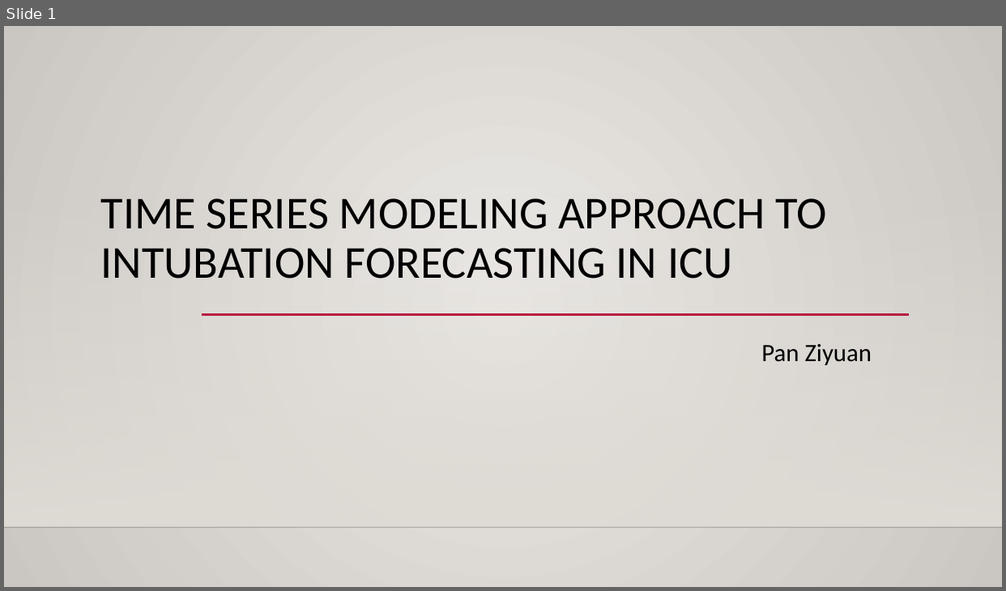
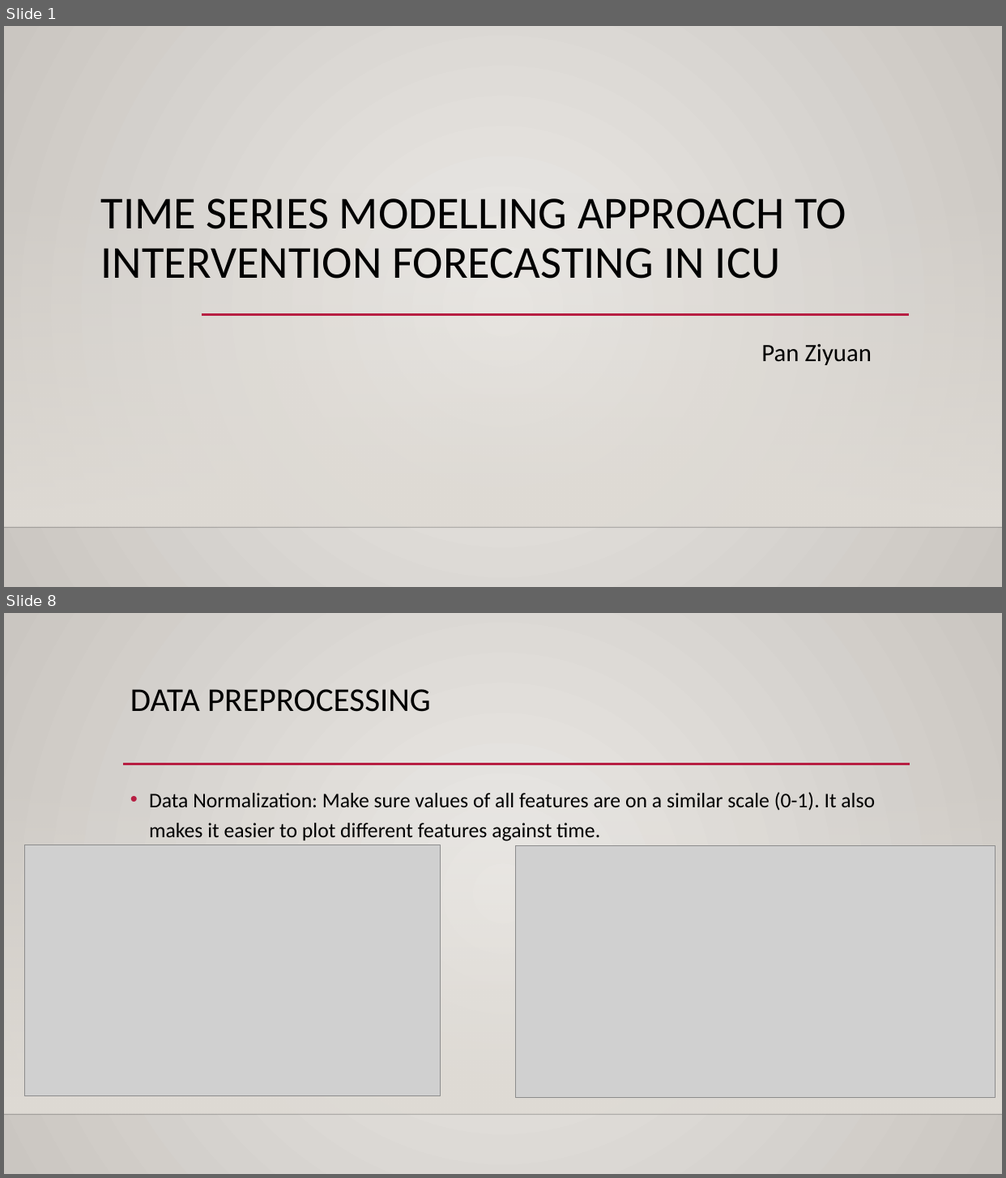
Before and after one commit to MaxPoon/Evidence-Based-Lab-Test-Critical-Value-Discovery-for-ICU-Patients, a slide deck: presentation/Progress_Report_2017_11_6.pptx. Shown one above the other, each under a label of ours: slide 1 before the commit, slides 1 and 8 after it; the slides between them are not shown. The pictures are 1006x591 and 1006x1178 pixels, drawn with LibreOffice and Linux fonts; fonts in the diff are those of the drawing; grey boxes stand for pictures; background and template pictures are left out. Boxes give left, top, right and bottom in pixels: in the first picture for what was removed or moved away, otherwise in the second. Text is boxed around its words. In the diff, an @@ line names an element or a change of style, - is before the commit and + after.

```diff
--- a/presentation/Progress_Report_2017_11_6.pptx
+++ b/presentation/Progress_Report_2017_11_6.pptx
@@ slide 8 added at bbox=[4, 613, 1002, 1174], background gradient #ECEAE7 to #CAC7C1; not listed: 2 template elements that a slide beside it also shows @@
@@ title added at bbox=[130, 689, 431, 712], 32 pt, text #000000 @@
+DATA PREPROCESSING
@@ line added from (123, 764) to (910, 764), #B71E42 2.5 pt @@
@@ text added at bbox=[149, 792, 875, 841], 20 pt, text #000000 @@
+• Data Normalization: Make sure values of all features are on a similar scale (0-1). It also makes it easier to plot different features against time.
@@ picture added at bbox=[24, 845, 440, 1097] @@
@@ picture added at bbox=[516, 845, 995, 1097] @@
@@ slide 1 changed as well @@
@@ title at bbox=[101, 199, 846, 279]: text changed @@
-TIME SERIES MODELING APPROACH TO INTUBATION FORECASTING IN ICU
+TIME SERIES MODELLING APPROACH TO INTERVENTION FORECASTING IN ICU
```
Also in this commit, not shown: 12 other slides added.
